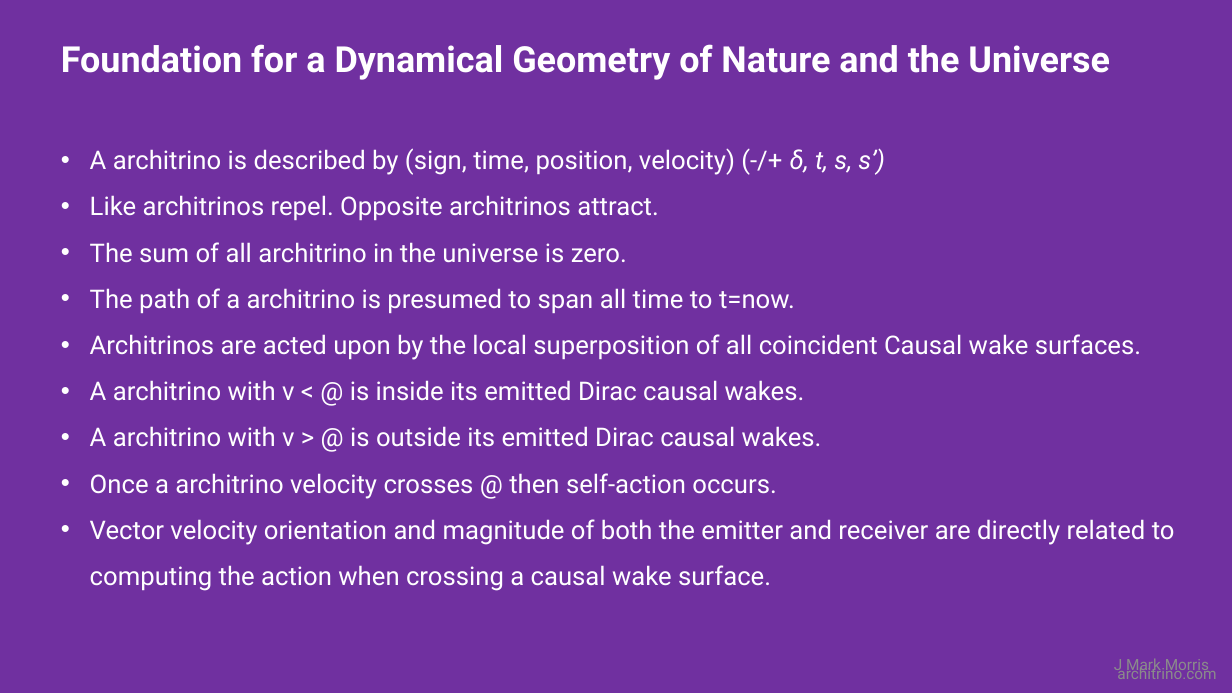
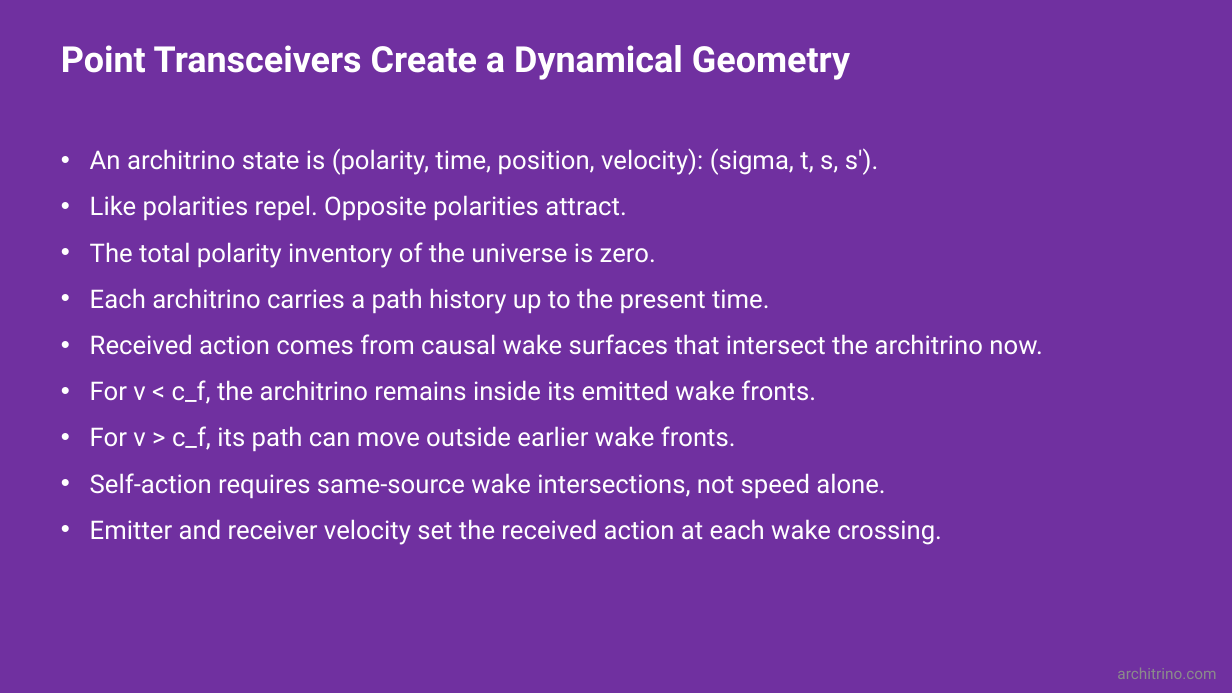
Before and after one commit to jmarkmorris/architrino, a slide deck: slide 9 of reference/archie/presentations/NPQG Fundamentals - Point Potential.pptx (slide 10 before the commit). Drawn at 1232x693 pixels with LibreOffice and Linux fonts; fonts in the diff are those of the drawing. Boxes give left, top, right and bottom in pixels: in the first picture for what was removed or moved away, otherwise in the second. Text is boxed around its words. In the diff, an @@ line names an element or a change of style, - is before the commit and + after.

Commit message:
Add NPQG time and space presentation assets

```diff
--- a/reference/archie/presentations/NPQG Fundamentals - Point Potential.pptx
+++ b/reference/archie/presentations/NPQG Fundamentals - Point Potential.pptx
@@ text at <box>61,45,850,80</box>: text changed @@
-Foundation for a Dynamical Geometry of Nature and the Universe
+Point Transceivers Create a Dynamical Geometry
@@ text at <box>90,148,1042,545</box>: text changed @@
-• A architrino is described by (sign, time, position, velocity) (-/+ δ, t, s, s’)
-• Like architrinos repel. Opposite architrinos attract.
-• The sum of all architrino in the universe is zero.
-• The path of a architrino is presumed to span all time to t=now.
-• Architrinos are acted upon by the local superposition of all coincident Causal wake surfaces.
-• A architrino with v < @ is inside its emitted Dirac causal wakes.
-• A architrino with v > @ is outside its emitted Dirac causal wakes.
-• Once a architrino velocity crosses @ then self-action occurs.
-• Vector velocity orientation and magnitude of both the emitter and receiver are directly related to computing the action when crossing a causal wake surface.
+• An architrino state is (polarity, time, position, velocity): (sigma, t, s, s').
+• Like polarities repel. Opposite polarities attract.
+• The total polarity inventory of the universe is zero.
+• Each architrino carries a path history up to the present time.
+• Received action comes from causal wake surfaces that intersect the architrino now.
+• For v < c_f, the architrino remains inside its emitted wake fronts.
+• For v > c_f, its path can move outside earlier wake fronts.
+• Self-action requires same-source wake intersections, not speed alone.
+• Emitter and receiver velocity set the received action at each wake crossing.
@@ text removed at <box>1114,659,1209,674</box> @@
-J Mark Morris
```
Also in this commit, not shown: 8 other slides changed, 6 slides removed, 6 other files.
